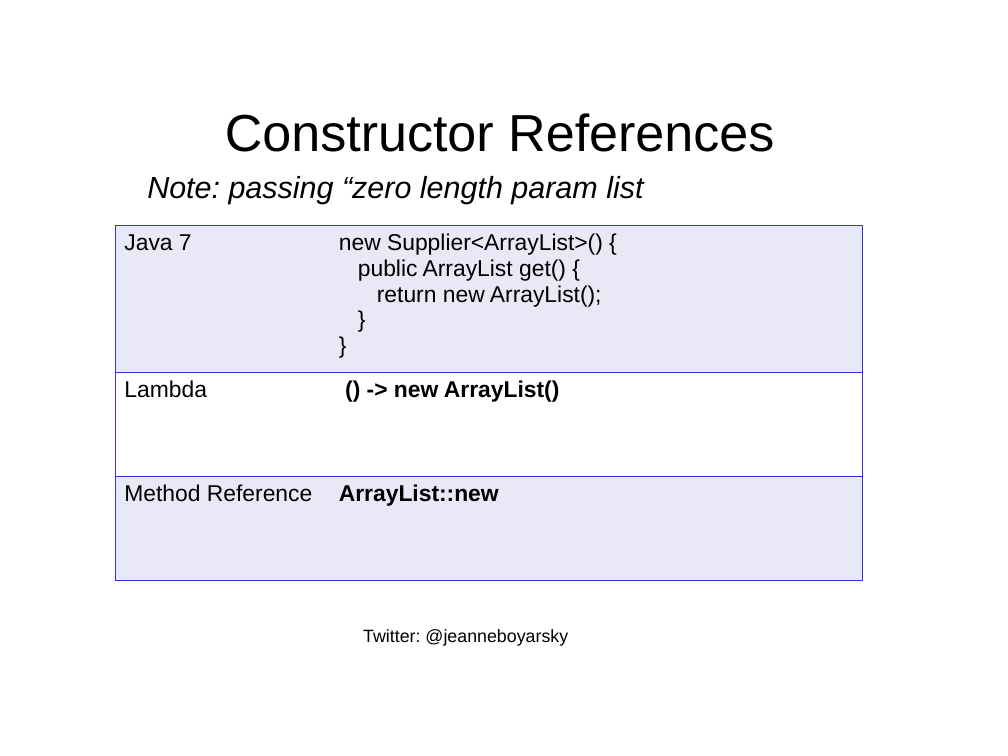
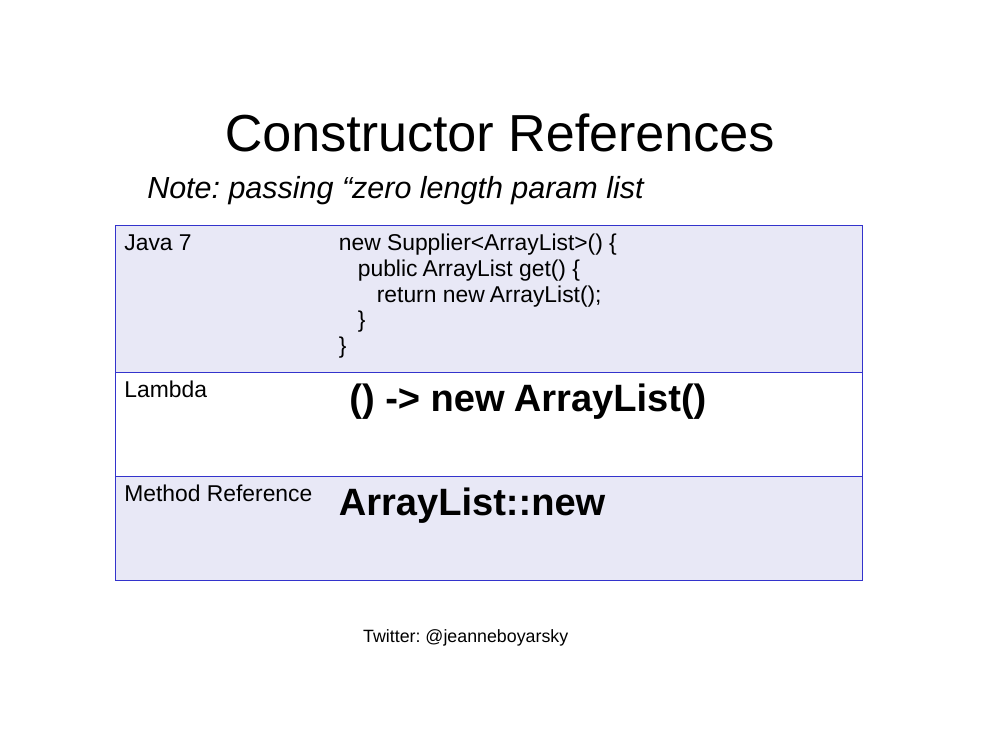
Before and after one commit to boyarsky/java-8-streams-by-puzzles, a slide deck: slide 41 of docs/Slides.ppt. Drawn at 1008x756 pixels with LibreOffice and Linux fonts; fonts in the diff are those of the drawing; background and template pictures are left out. Boxes give left, top, right and bottom in pixels: in the first picture for what was removed or moved away, otherwise in the second. Text is boxed around its words. In the diff, an @@ line names an element or a change of style, - is before the commit and + after.

```diff
--- a/docs/Slides.ppt
+++ b/docs/Slides.ppt
@@ table at box(115, 226, 863, 581) @@
@@ size 18 to 30 pt in "() -> new ArrayList()", "ArrayList::new" @@
```
Also in this commit, not shown: 7 other slides changed, 1 other file.
